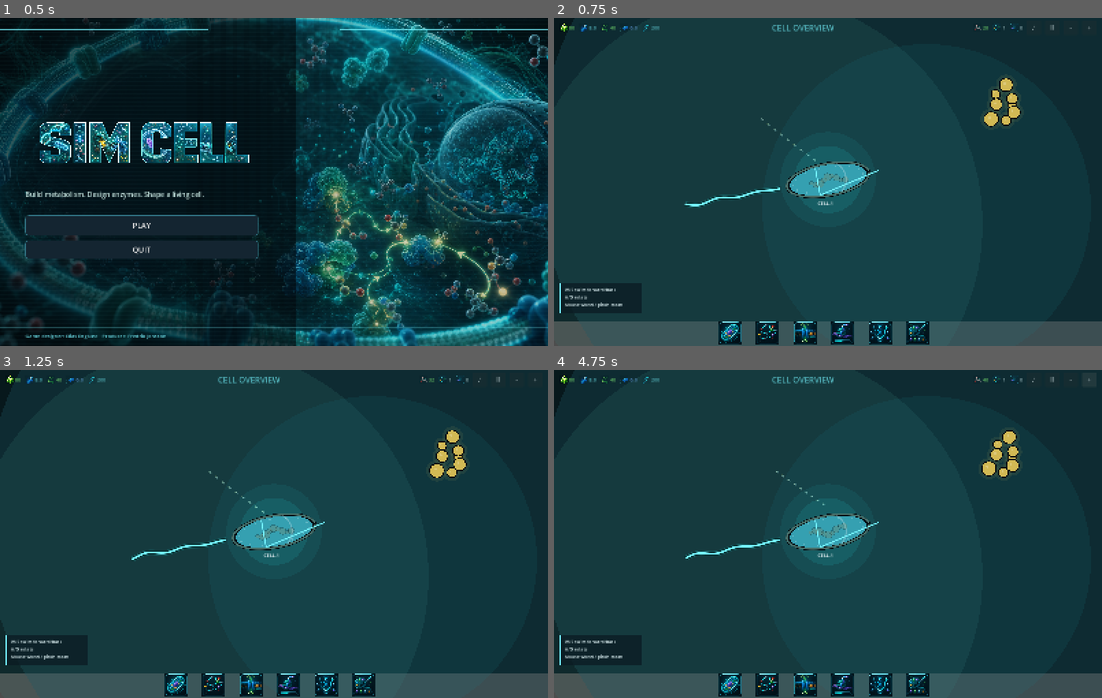
Above: before the commit, frames 1-4 (two rows, left to right).
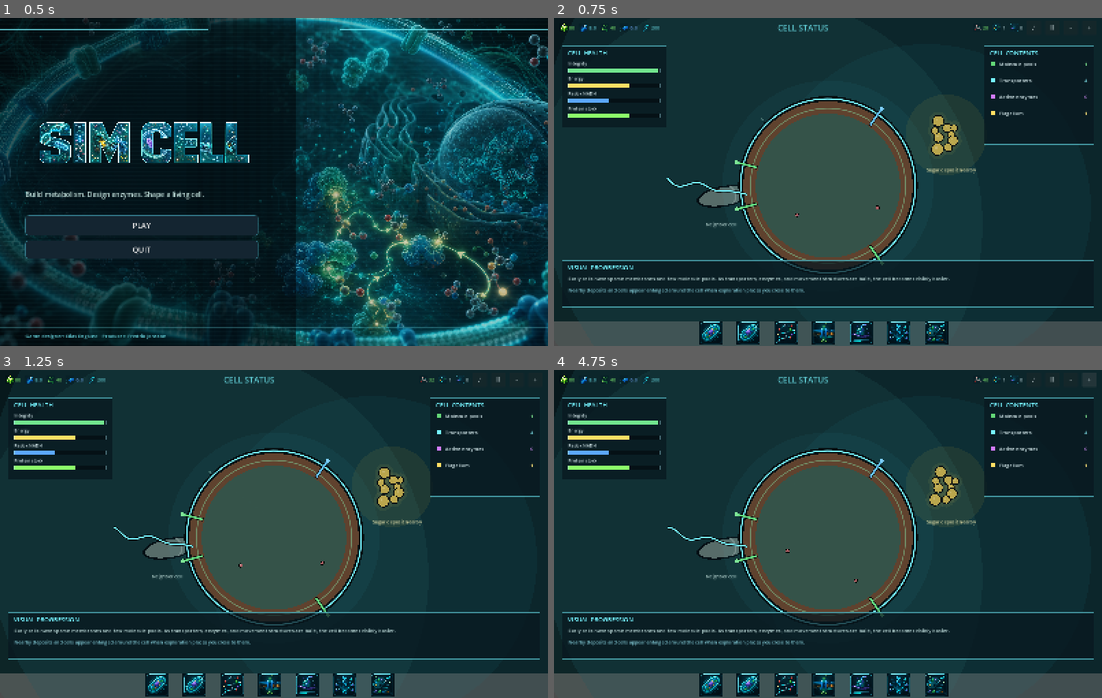
Above: after the commit, the same moments.

Repository: EliasEnglund/SimCell
Game: Godot game, scene res://scenes/main.tscn
The game is run twice, just before and just after one commit, with the same random seed, the same clock (stepped at 60 frames per second) and the same inputs.
Inputs:
- Up to frame 1 (0.5 s): no input
- Up to frame 2 (0.75 s): click "PLAY" at 0.5 s
- Up to frame 3 (1.25 s): no input
- Up to frame 4 (4.75 s): click "♪" at 1.25 s; click "♫" at 2 s; click "Ⅱ" at 2.75 s; click "-" at 3.5 s; click "+" at 4.25 s

Frame 1 is identical in both runs. In frame 2, 37% of the frame differs, in the area x 1-99%, y 2-100%; in frame 3, 37%; in frame 4, 37%.

Commit message:
Split cell overview and exploration views

Diff:
--- a/scripts/ui/cell_view.gd
+++ b/scripts/ui/cell_view.gd
@@ -2,12 +2,16 @@
 class_name CellView
 
 var simulation
+var view_mode := "exploration"
 
 const BASE_CELL_RADIUS := 170.0
 const WORLD_BOUNDS := Rect2(Vector2(-2600.0, -2100.0), Vector2(5200.0, 4200.0))
 
 var cell_position := Vector2.ZERO
 var cell_angle := -0.18
+var desired_angle := -0.18
+var propulsion_energy := 0.0
+var cell_velocity := Vector2.ZERO
 var camera_position := Vector2.ZERO
 var zoom := 1.0
 var _elapsed := 0.0
@@ -27,8 +31,9 @@
 
 func _process(delta: float) -> void:
 	_elapsed += delta
-	_update_cell(delta)
-	camera_position = camera_position.lerp(cell_position, clampf(delta * 5.5, 0.0, 1.0))
+	if view_mode == "exploration":
+		_update_cell(delta)
+		camera_position = camera_position.lerp(cell_position, clampf(delta * 5.5, 0.0, 1.0))
 	queue_redraw()
 
 func _gui_input(event: InputEvent) -> void:
@@ -41,23 +46,26 @@
 			_zoom_at(1.0 / 1.09)
 
 func _update_cell(delta: float) -> void:
-	var turn := 0.0
+	var turn_input := 0.0
 	if Input.is_key_pressed(KEY_A):
-		turn -= 1.0
+		turn_input -= 1.0
 	if Input.is_key_pressed(KEY_D):
-		turn += 1.0
-	var throttle := 0.0
+		turn_input += 1.0
 	if Input.is_key_pressed(KEY_W):
-		throttle += 1.0
+		propulsion_energy = clampf(propulsion_energy + delta * 0.72, 0.0, 1.0)
 	if Input.is_key_pressed(KEY_S):
-		throttle -= 0.45
-	cell_angle += turn * delta * 2.2
+		propulsion_energy = clampf(propulsion_energy - delta * 0.95, 0.0, 1.0)
+	desired_angle += turn_input * delta * 1.25
+	var steering_error := wrapf(desired_angle - cell_angle, -PI, PI)
+	cell_angle += steering_error * clampf(delta * 1.45, 0.0, 1.0)
 	var forward := Vector2.RIGHT.rotated(cell_angle)
-	var speed := 285.0 if throttle > 0.0 else 135.0
-	cell_position += forward * throttle * speed * delta
+	var drift := Vector2.RIGHT.rotated(cell_angle + PI * 0.5) * sin(_elapsed * 0.74 + cell_position.x * 0.002) * (26.0 + propulsion_energy * 34.0)
+	var desired_velocity := forward * (80.0 + propulsion_energy * 330.0) * propulsion_energy + drift
+	cell_velocity = cell_velocity.lerp(desired_velocity, clampf(delta * 1.15, 0.0, 1.0))
+	cell_position += cell_velocity * delta
 	cell_position.x = clampf(cell_position.x, WORLD_BOUNDS.position.x, WORLD_BOUNDS.end.x)
 	cell_position.y = clampf(cell_position.y, WORLD_BOUNDS.position.y, WORLD_BOUNDS.end.y)
-	_swim_power = lerpf(_swim_power, clampf(absf(throttle) + absf(turn) * 0.7, 0.0, 1.0), clampf(delta * 6.0, 0.0, 1.0))
+	_swim_power = lerpf(_swim_power, clampf(propulsion_energy + absf(turn_input) * 0.42, 0.0, 1.0), clampf(delta * 4.4, 0.0, 1.0))
 	_update_wake(delta, forward)
 
 func _zoom_at(factor: float) -> void:
@@ -69,6 +77,9 @@
 	queue_redraw()
 
 func _draw() -> void:
+	if view_mode == "overview":
+		_draw_cell_overview()
+		return
 	var closeup := _closeup_amount()
 	var travel_alpha := 1.0 - closeup
 	draw_rect(Rect2(Vector2.ZERO, size), Color("07181c"), true)
@@ -78,6 +89,137 @@
 	_draw_cell(closeup)
 	_draw_cell_interior(closeup)
 	_draw_controls_hint()
+
+func _draw_cell_overview() -> void:
+	draw_rect(Rect2(Vector2.ZERO, size), Color("07181c"), true)
+	_draw_medium(0.72)
+	var center := size * 0.5 + Vector2(0, 18)
+	var radius := minf(size.x, size.y) * 0.31
+	_draw_nearby_context(center, radius)
+	_draw_overview_cell(center, radius)
+	_draw_status_panel(Rect2(Vector2(24, 24), Vector2(304, 238)))
+	_draw_cell_inventory_panel(Rect2(Vector2(size.x - 344, 24), Vector2(320, 288)))
+	_draw_cell_progression_panel(Rect2(Vector2(24, size.y - 178), Vector2(size.x - 48, 136)))
+
+func _draw_nearby_context(center: Vector2, radius: float) -> void:
+	var sugar_pos := center + Vector2(radius * 1.34, -radius * 0.58)
+	var bacteria_pos := center + Vector2(-radius * 1.18, radius * 0.12)
+	draw_circle(sugar_pos, radius * 0.46, Color(0.92, 0.76, 0.22, 0.08))
+	_draw_deposit(sugar_pos, 1.05, Color("ffe064"), 9, 0.88)
+	draw_string(ThemeDB.fallback_font, sugar_pos + Vector2(-58, radius * 0.42), "Sugar deposit nearby", HORIZONTAL_ALIGNMENT_LEFT, -1, 14, Color(0.95, 0.92, 0.70, 0.82))
+	_draw_bacterium(bacteria_pos, -0.18, 0.90, Color("8aa59d"), false, 0.86)
+	draw_string(ThemeDB.fallback_font, bacteria_pos + Vector2(-54, radius * 0.34), "Neighbor cell", HORIZONTAL_ALIGNMENT_LEFT, -1, 14, Color(0.78, 0.90, 0.88, 0.82))
+
+func _draw_overview_cell(center: Vector2, radius: float) -> void:
+	draw_circle(center, radius * 1.20, Color(0.24, 0.72, 0.78, 0.055))
+	draw_circle(center, radius * 1.02, Color(0.02, 0.05, 0.06, 0.94))
+	draw_circle(center, radius * 0.96, Color(0.95, 0.58, 0.36, 0.38))
+	draw_circle(center, radius * 0.82, Color(0.17, 0.34, 0.31, 0.82))
+	draw_arc(center, radius * 0.99, 0, TAU, 128, Color("76f4ff"), 3.0, true)
+	draw_arc(center, radius * 0.88, 0, TAU, 128, Color(0.55, 1.0, 0.74, 0.38), 2.0, true)
+	_draw_overview_transporters(center, radius)
+	_draw_overview_internal_molecules(center, radius)
+	_draw_overview_flagellum(center, radius)
+
+func _draw_overview_transporters(center: Vector2, radius: float) -> void:
+	var transporters: Array = simulation.transporter_list() if simulation != null else []
+	var total_count := 0
+	for item in transporters:
+		total_count += int(item.get("count", 0))
+	var visual_count := clampi(maxi(total_count, 1), 1, 34)
+	for i in visual_count:
+		var angle := -PI * 0.92 + float(i) / maxf(1.0, float(visual_count - 1)) * PI * 1.84
+		var dir := Vector2.RIGHT.rotated(angle)
+		var normal := dir
+		var base := center + dir * radius * 0.94
+		var protein_color := Color("66e083") if i % 3 != 1 else Color("68c8ff")
+		draw_line(base - normal * radius * 0.11, base + normal * radius * 0.12, Color(0.0, 0.03, 0.04, 0.82), maxf(5.0, radius * 0.035), true)
+		draw_line(base - normal * radius * 0.10, base + normal * radius * 0.11, protein_color, maxf(2.5, radius * 0.018), true)
+		draw_circle(base + normal * radius * 0.13, maxf(3.0, radius * 0.022), protein_color.lightened(0.16))
+
+func _draw_overview_internal_molecules(center: Vector2, radius: float) -> void:
+	var ids: Array[String] = []
+	if simulation != null:
+		ids = simulation.present_molecule_ids()
+	var colors: Array[Color] = [Color("64d878"), Color("54c8d8"), Color("d8c75a"), Color("b878d8"), Color("d86c64")]
+	var count := clampi(ids.size() * 8 + 12, 16, 80)
+	for i in count:
+		var seed := float(abs(("overview-molecule:%d" % i).hash() % 10000)) / 10000.0
+		var seed_b := float(abs(("overview-molecule-b:%d" % i).hash() % 10000)) / 10000.0
+		var angle := seed * TAU + _elapsed * (0.08 + seed_b * 0.08)
+		var distance := sqrt(seed_b) * radius * 0.66
+		var pos := center + Vector2(cos(angle), sin(angle)) * distance + Vector2(sin(_elapsed + seed * 8.0), cos(_elapsed * 0.7 + seed_b * 7.0)) * 4.0
+		var color: Color = colors[i % colors.size()]
+		draw_circle(pos, 6.0, Color(0, 0, 0, 0.34))
+		draw_circle(pos, 4.4, Color(color.r, color.g, color.b, 0.64))
+		draw_circle(pos + Vector2(-1.2, -1.4), 1.2, Color(1, 1, 1, 0.30))
+
+func _draw_overview_flagellum(center: Vector2, radius: float) -> void:
+	var anchor := center + Vector2(-radius * 0.92, radius * 0.10)
+	var dir := Vector2.LEFT.rotated(0.18)
+	var normal := Vector2(-dir.y, dir.x)
+	var points := PackedVector2Array()
+	for i in 34:
+		var t := float(i) / 33.0
+		var wave := sin(t * TAU * 2.0 + _elapsed * 2.0) * radius * 0.055 * t
+		points.append(anchor + dir * radius * 0.92 * t + normal * wave)
+	draw_polyline(points, Color(0, 0, 0, 0.72), 8.0, true)
+	draw_polyline(points, Color("76f4ff"), 3.0, true)
+
+func _draw_status_panel(rect: Rect2) -> void:
+	_draw_glass_panel(rect, "CELL HEALTH")
+	_draw_meter(rect.position + Vector2(18, 56), rect.size.x - 36, "Integrity", 0.98, Color("72e58e"))
+	_draw_meter(rect.position + Vector2(18, 100), rect.size.x - 36, "Energy", _resource_fraction("ATP", 120.0), Color("ffe064"))
+	_draw_meter(rect.position + Vector2(18, 144), rect.size.x - 36, "Redox NADH", _resource_fraction("NADH", 18.0), Color("5ca8ff"))
+	_draw_meter(rect.position + Vector2(18, 188), rect.size.x - 36, "Protein stock", _resource_fraction("Amino Acids", 60.0), Color("8cff6a"))
+
+func _draw_cell_inventory_panel(rect: Rect2) -> void:
+	_draw_glass_panel(rect, "CELL CONTENTS")
+	var transporter_count := 0
+	var enzyme_count := 0
+	var molecules := 0
+	if simulation != null:
+		for item in simulation.transporter_list():
+			transporter_count += int(item.get("count", 0))
+		for count in simulation.active_enzymes.values():
+			enzyme_count += int(count)
+		molecules = simulation.present_molecule_ids().size()
+	var rows := [
+		["Molecule pools", molecules, Color("64d878")],
+		["Transporters", transporter_count, Color("76f4ff")],
+		["Active enzymes", enzyme_count, Color("d47cff")],
+		["Flagellum", 1, Color("ffe064")]
+	]
+	for i in rows.size():
+		var y := rect.position.y + 58.0 + i * 48.0
+		var color: Color = rows[i][2]
+		draw_circle(Vector2(rect.position.x + 26, y - 5), 7.0, color)
+		draw_string(ThemeDB.fallback_font, Vector2(rect.position.x + 44, y), str(rows[i][0]), HORIZONTAL_ALIGNMENT_LEFT, -1, 15, Color("dbeff2"))
+		draw_string(ThemeDB.fallback_font, Vector2(rect.end.x - 72, y), str(rows[i][1]), HORIZONTAL_ALIGNMENT_RIGHT, 54, 15, color.lightened(0.15))
+
+func _draw_cell_progression_panel(rect: Rect2) -> void:
+	_draw_glass_panel(rect, "VISUAL PROGRESSION")
+	var text := "Early cells have sparse membranes and few molecule pools. As transporters, enzymes, and movement structures are built, the cell becomes visibly busier."
+	draw_string(ThemeDB.fallback_font, rect.position + Vector2(18, 58), text, HORIZONTAL_ALIGNMENT_LEFT, rect.size.x - 36, 15, Color(0.82, 0.94, 0.93, 0.88))
+	draw_string(ThemeDB.fallback_font, rect.position + Vector2(18, 92), "Nearby deposits and cells appear enlarged around the cell when exploration places you close to them.", HORIZONTAL_ALIGNMENT_LEFT, rect.size.x - 36, 14, Color(0.62, 0.95, 1.0, 0.78))
+
+func _draw_glass_panel(rect: Rect2, title: String) -> void:
+	draw_rect(rect, Color(0.03, 0.09, 0.12, 0.74), true)
+	draw_rect(rect, Color(0.44, 0.95, 1.0, 0.52), false, 1.4)
+	draw_line(rect.position + Vector2(12, 38), rect.position + Vector2(rect.size.x - 12, 38), Color(0.44, 0.95, 1.0, 0.22), 1.0, true)
+	draw_string(ThemeDB.fallback_font, rect.position + Vector2(16, 27), title, HORIZONTAL_ALIGNMENT_LEFT, -1, 18, Color("76f4ff"))
+
+func _draw_meter(pos: Vector2, width: float, label: String, value: float, color: Color) -> void:
+	draw_string(ThemeDB.fallback_font, pos, label, HORIZONTAL_ALIGNMENT_LEFT, -1, 13, Color("dbeff2"))
+	var bar := Rect2(pos + Vector2(0, 10), Vector2(width, 12))
+	draw_rect(bar, Color(0.02, 0.06, 0.08, 0.88), true)
+	draw_rect(Rect2(bar.position, Vector2(bar.size.x * clampf(value, 0.0, 1.0), bar.size.y)), color, true)
+	draw_rect(bar, Color(0.70, 0.95, 1.0, 0.35), false, 1.0)
+
+func _resource_fraction(resource_id: String, target: float) -> float:
+	if simulation == null:
+		return 0.0
+	return clampf(float(simulation.resources.get(resource_id, 0.0)) / target, 0.0, 1.0)
 
 func _draw_medium(alpha: float) -> void:
 	var center := size * 0.5
--- a/scripts/ui/main.gd
+++ b/scripts/ui/main.gd
@@ -8,6 +8,7 @@
 
 const VIEW_ICON_PATHS := {
 	"cell": "res://assets/art_lab/icons/views/cell.png",
+	"exploration": "res://assets/art_lab/icons/views/cell.png",
 	"metabolism": "res://assets/art_lab/icons/views/metabolism.png",
 	"membrane": "res://assets/art_lab/icons/views/membrane.png",
 	"proteins": "res://assets/art_lab/icons/views/proteins.png",
@@ -211,6 +212,7 @@
 	root.add_child(bottom_nav)
 	for item in [
 		["Cell", "cell"],
+		["Explore", "exploration"],
 		["Metabolism", "metabolism"],
 		["Membrane", "membrane"],
 		["Proteins", "proteins"],
@@ -254,6 +256,8 @@
 	_clear(content)
 	if view_id == "cell":
 		_build_cell_view()
+	elif view_id == "exploration":
+		_build_exploration_view()
 	elif view_id == "metabolism":
 		_build_metabolism_view()
 	elif view_id == "membrane":
@@ -269,6 +273,14 @@
 func _build_cell_view() -> void:
 	var cell_view = CellViewScript.new()
 	cell_view.simulation = sim
+	cell_view.view_mode = "overview"
+	cell_view.set_anchors_preset(Control.PRESET_FULL_RECT)
+	content.add_child(cell_view)
+
+func _build_exploration_view() -> void:
+	var cell_view = CellViewScript.new()
+	cell_view.simulation = sim
+	cell_view.view_mode = "exploration"
 	cell_view.set_anchors_preset(Control.PRESET_FULL_RECT)
 	content.add_child(cell_view)
 
@@ -1378,7 +1390,8 @@
 
 func _view_title(view_id: String) -> String:
 	var titles := {
-		"cell": "CELL OVERVIEW",
+		"cell": "CELL STATUS",
+		"exploration": "EXPLORATION",
 		"metabolism": "THE METABOLISM",
 		"membrane": "MEMBRANE TRANSPORT",
 		"proteins": "PROTEIN BUILDER",
Not shown, changed: DESIGN.md
Not shown, changed: docs/handoffs/current-status.md
Not shown, changed: docs/product/cell-view.md
Not shown, added: docs/product/exploration-view.md
